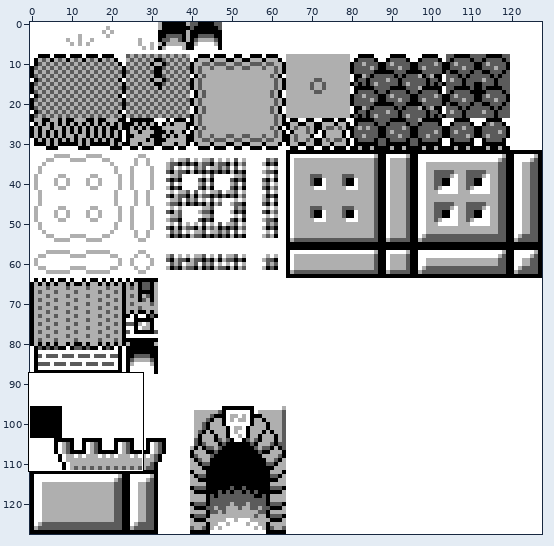
Two versions of one sprite sheet, src/data/image/outdoors.png. The first picture is a wide view before the edit; the outline marks the close-up.
Close-up. First the earlier version:
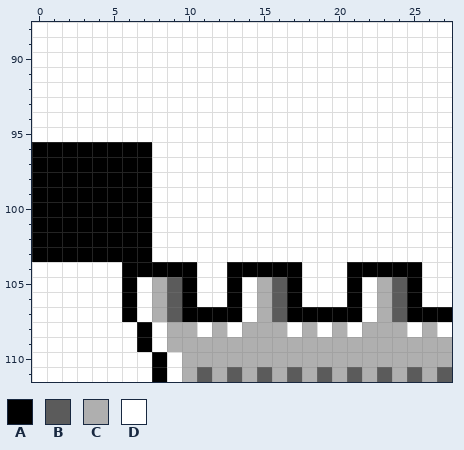
The file is 128x128 pixels. Shown: x 0..27, y 88..111.
Palette (. is transparent): A #000000  B #5b5b5b  C #afafaf  D #ffffff
Pixels before, first column x 0:
 88 DDDDDDDDDDDDDDDDDDDDDDDDDDDD
 89 DDDDDDDDDDDDDDDDDDDDDDDDDDDD
 90 DDDDDDDDDDDDDDDDDDDDDDDDDDDD
 91 DDDDDDDDDDDDDDDDDDDDDDDDDDDD
 92 DDDDDDDDDDDDDDDDDDDDDDDDDDDD
 93 DDDDDDDDDDDDDDDDDDDDDDDDDDDD
 94 DDDDDDDDDDDDDDDDDDDDDDDDDDDD
 95 DDDDDDDDDDDDDDDDDDDDDDDDDDDD
 96 AAAAAAAADDDDDDDDDDDDDDDDDDDD
 97 AAAAAAAADDDDDDDDDDDDDDDDDDDD
 98 AAAAAAAADDDDDDDDDDDDDDDDDDDD
 99 AAAAAAAADDDDDDDDDDDDDDDDDDDD
100 AAAAAAAADDDDDDDDDDDDDDDDDDDD
101 AAAAAAAADDDDDDDDDDDDDDDDDDDD
102 AAAAAAAADDDDDDDDDDDDDDDDDDDD
103 AAAAAAAADDDDDDDDDDDDDDDDDDDD
104 DDDDDDAAAAADDAAAAADDDAAAAADD
105 DDDDDDADCBADDADCBADDDADCBADD
106 DDDDDDADCBADDADCBADDDADCBADD
107 DDDDDDADCBAAAADCBAAAAADCBAAA
108 DDDDDDDADCCDCDCCCDCDCDCCCDCD
109 DDDDDDDADCCCCCCCCCCCCCCCCCCC
110 DDDDDDDDADCCCCCCCCCCCCCCCCCC
111 DDDDDDDDADCBCBCBCBCBCBCBCBCB
The result:
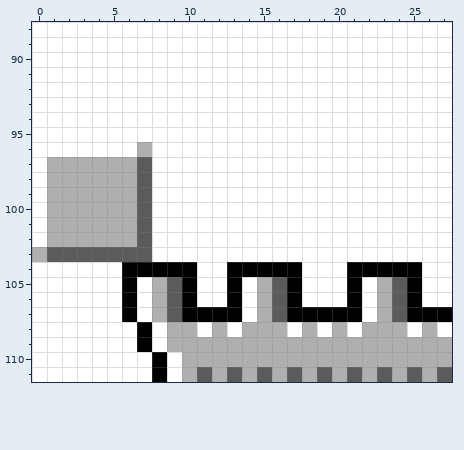
Diff:
y 96: x 0..7 AAAAAAAA -> DDDDDDDC
y 97..102: x 0..7 AAAAAAAA -> DCCCCCCB
y 103: x 0..7 AAAAAAAA -> CBBBBBBB
Changed places in both close-ups, as pixel boxes (x1, y1, x2, y2):
changed: (32, 142, 152, 262)
